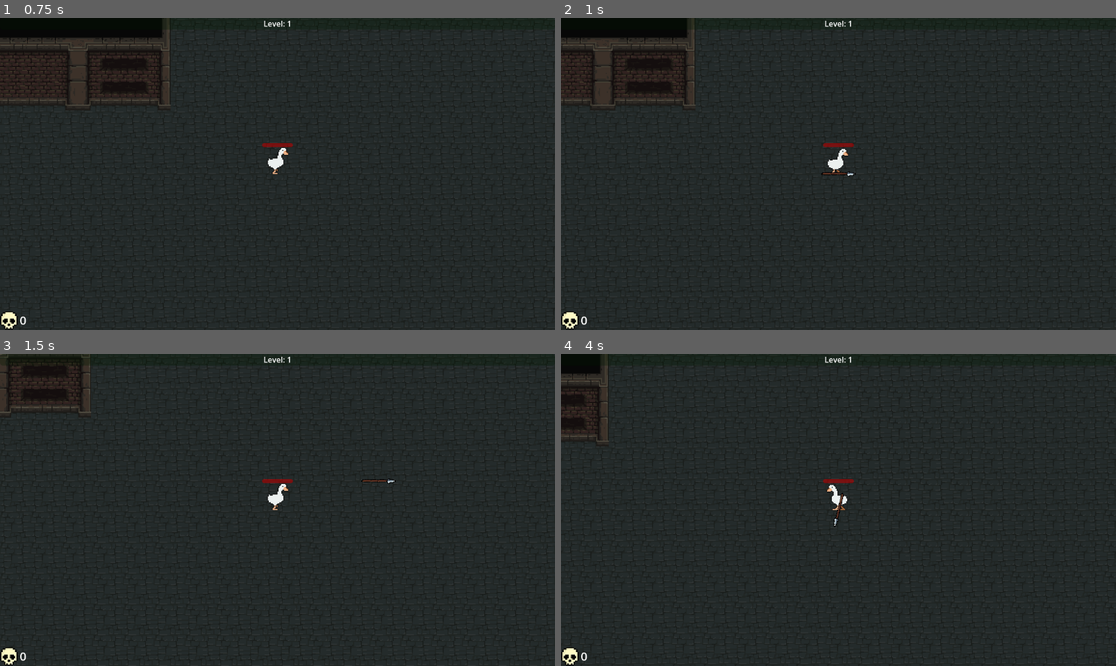
Above: before the commit, frames 1-4 (two rows, left to right).
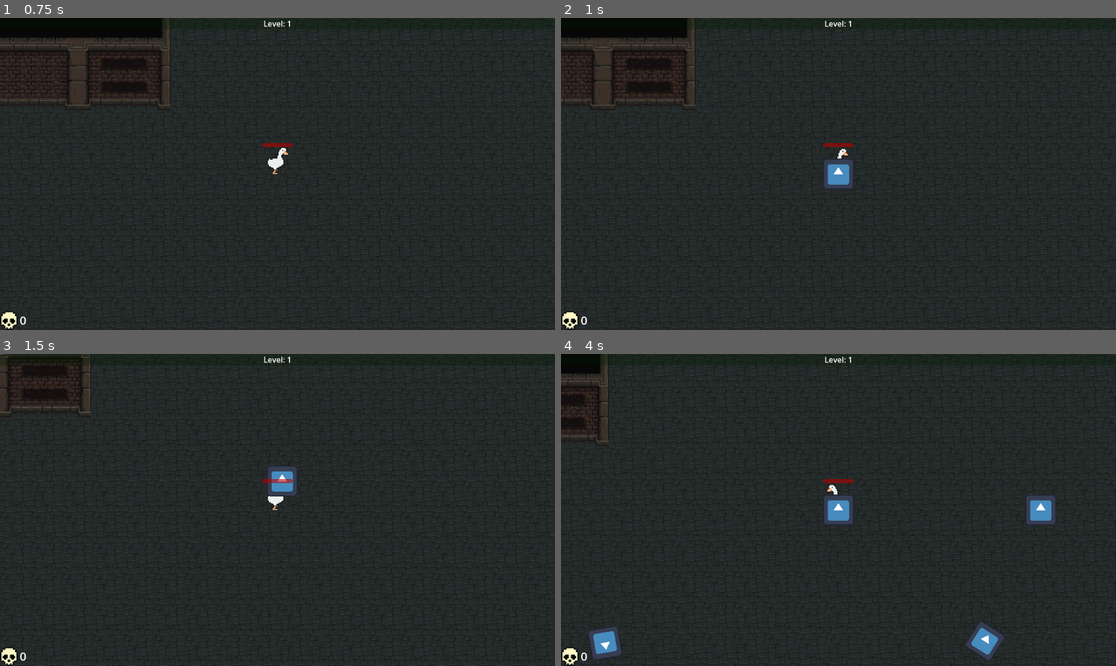
Above: after the commit, the same moments.

Repository: arko-poet/godot-games
Game: Godot game, scene res://sauce/main.tscn
Two runs of this game, one before a commit and one after it. Both use one fixed random seed, a clock stepped at 60 frames per second and the inputs below. The engine's default icon, where the game draws it, is replaced by a stand-in: a white triangle on a blue panel in a dark square. Sound files missing from this copy of the repository are replaced by a short silence.
Inputs:
- Up to frame 1 (0.75 s): tap Enter at 0.5 s; hold D (move_right) from 0.53 s (still down)
- Up to frame 2 (1 s): keep holding D (move_right)
- Up to frame 3 (1.5 s): release D (move_right) at 1.28 s; hold S (move_down) from 1.28 s (still down)
- Up to frame 4 (4 s): release S (move_down) at 2.03 s; hold D (move_right) 2.03-2.78 s; hold W (move_up) 2.78-3.53 s; hold A (move_left) from 3.53 s (still down)

Frame 1 is identical in both runs. In frame 2, 0.5% of the frame differs, in the area x 46-54%, y 44-55%; in frame 3, 0.5%; in frame 4, 1.9%, in the area x 5-90%, y 44-98%.

Commit message:
feat(survivors): add bouncers weapon

Diff:
--- a/survivors/sauce/player/player.gd
+++ b/survivors/sauce/player/player.gd
@@ -6,13 +6,14 @@
 signal xp_changed
 signal level_changed
 
-enum WeaponID {BALLS, SWORD, CHAKRAMS, SPEARS}
+enum WeaponID {BALLS, SWORD, CHAKRAMS, SPEARS, BOUNCERS}
 
 const WEAPON_SCENES := {
 	WeaponID.BALLS: preload("res://sauce/weapons/balls/balls.tscn"),
 	WeaponID.SWORD: preload("res://sauce/weapons/sword/sword.tscn"),
 	WeaponID.CHAKRAMS: preload("res://sauce/weapons/chakrams/chakrams.tscn"),
 	WeaponID.SPEARS: preload("res://sauce/weapons/spears/spears.tscn"),
+	WeaponID.BOUNCERS: preload("res://sauce/weapons/bouncers/bouncers.tscn"),
 }
 
 var weapons: Array[Weapon] = []
@@ -33,7 +34,8 @@
 	#add_weapon(WeaponID.BALLS)
 	#add_weapon(WeaponID.SWORD)
 	#add_weapon(WeaponID.CHAKRAMS)
-	add_weapon(WeaponID.SPEARS)
+	#add_weapon(WeaponID.SPEARS)
+	add_weapon(WeaponID.BOUNCERS)
 
 
 func add_weapon(weapon_id: WeaponID) -> void:
--- /dev/null
+++ b/survivors/sauce/weapons/bouncers/bouncer.gd
@@ -0,0 +1,24 @@
+class_name Bouncer
+extends Projectile
+
+const BASE_SPEED := 100
+
+var bounce := 5
+
+
+func _ready() -> void:
+	_set_direction()
+
+
+func _physics_process(delta: float) -> void:
+	rotation = direction.angle()
+	position += direction * BASE_SPEED * delta
+
+
+func _monster_collision(monster: Monster) -> void:
+	if bounce > 0:
+		bounce -= 1
+		direction = -direction
+	else:
+		queue_free()
+	monster.call_deferred("hit", damage)
--- /dev/null
+++ b/survivors/sauce/weapons/bouncers/bouncer.tscn
@@ -0,0 +1,18 @@
+[gd_scene format=3 uid="uid://dxdl8guk5nhj8"]
+
+[ext_resource type="PackedScene" uid="uid://7qjv0qyipjw8" path="res://sauce/weapons/projectile.tscn" id="1_bjira"]
+[ext_resource type="Script" uid="uid://lrhe4gdq7wdu" path="res://sauce/weapons/bouncers/bouncer.gd" id="2_kmm1e"]
+[ext_resource type="Texture2D" uid="uid://db64n4kx11uww" path="res://assets/icon.svg" id="3_kmm1e"]
+
+[sub_resource type="RectangleShape2D" id="RectangleShape2D_0t8l2"]
+size = Vector2(128, 128)
+
+[node name="Bouncer" unique_id=1721435030 instance=ExtResource("1_bjira")]
+scale = Vector2(0.25, 0.25)
+script = ExtResource("2_kmm1e")
+
+[node name="Sprite2D" type="Sprite2D" parent="." index="0" unique_id=746703012]
+texture = ExtResource("3_kmm1e")
+
+[node name="Collision" parent="." index="1" unique_id=137886357]
+shape = SubResource("RectangleShape2D_0t8l2")
--- /dev/null
+++ b/survivors/sauce/weapons/bouncers/bouncers.gd
@@ -0,0 +1,12 @@
+extends Weapon
+
+const BouncerScene := preload("res://sauce/weapons/bouncers/bouncer.tscn")
+
+
+func _attack() -> void:
+	var bouncer: Bouncer = BouncerScene.instantiate()
+	bouncer.damage = damage
+	if target:
+		bouncer.target = target
+	bouncer.global_position = global_position
+	projectile_root.add_child(bouncer)
--- /dev/null
+++ b/survivors/sauce/weapons/bouncers/bouncers.tscn
@@ -0,0 +1,8 @@
+[gd_scene format=3 uid="uid://fcerer108234"]
+
+[ext_resource type="PackedScene" uid="uid://mxtxxy6qqk06" path="res://sauce/weapons/weapon.tscn" id="1_pvcwv"]
+[ext_resource type="Script" uid="uid://dr7nw46kn20bk" path="res://sauce/weapons/bouncers/bouncers.gd" id="2_51vnw"]
+
+[node name="Bouncers" unique_id=1064152361 instance=ExtResource("1_pvcwv")]
+script = ExtResource("2_51vnw")
+damage = null
Not shown, changed: survivors/credits.txt
Not shown, added: survivors/sauce/weapons/bouncers/bouncer.gd.uid
Not shown, added: survivors/sauce/weapons/bouncers/bouncers.gd.uid
